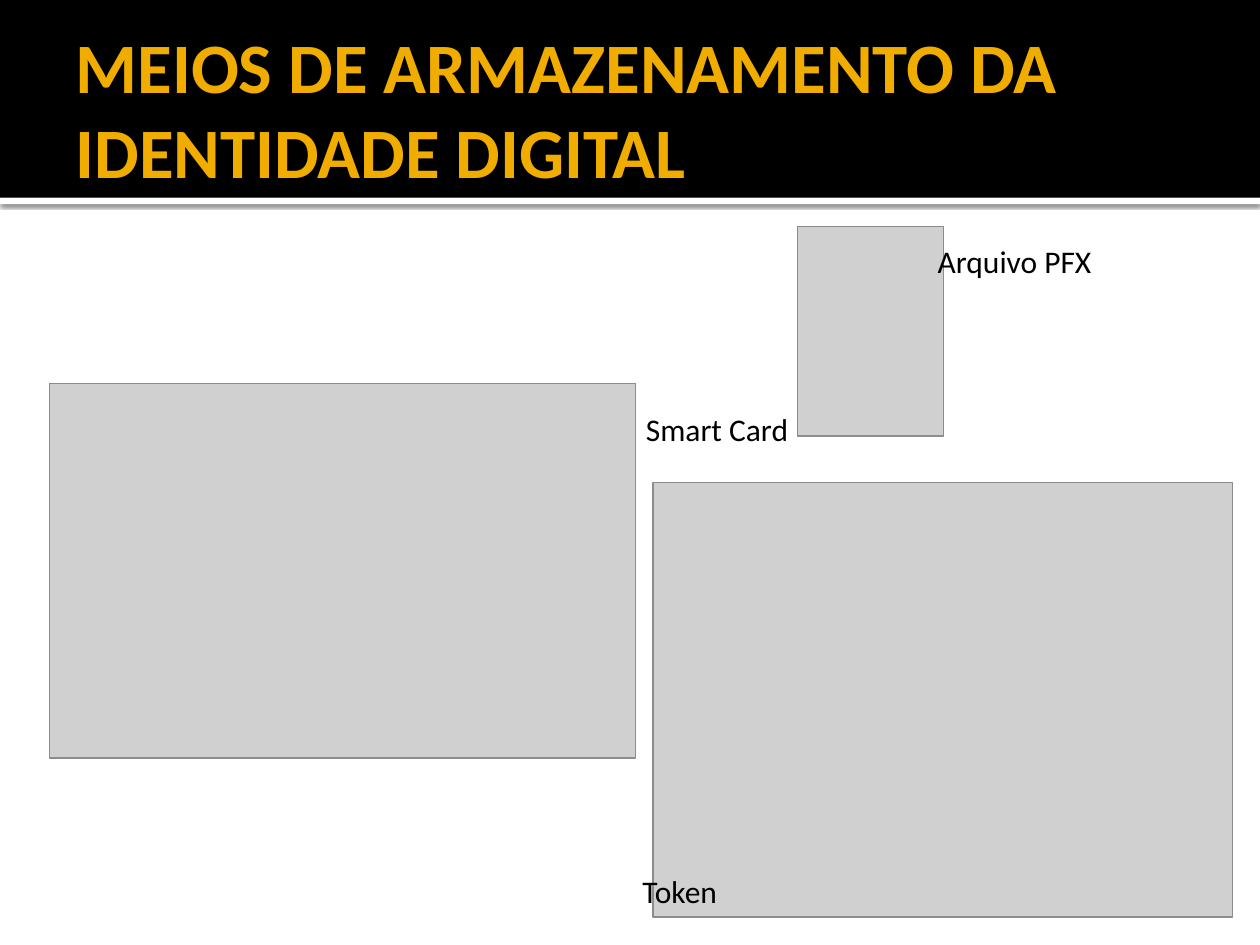
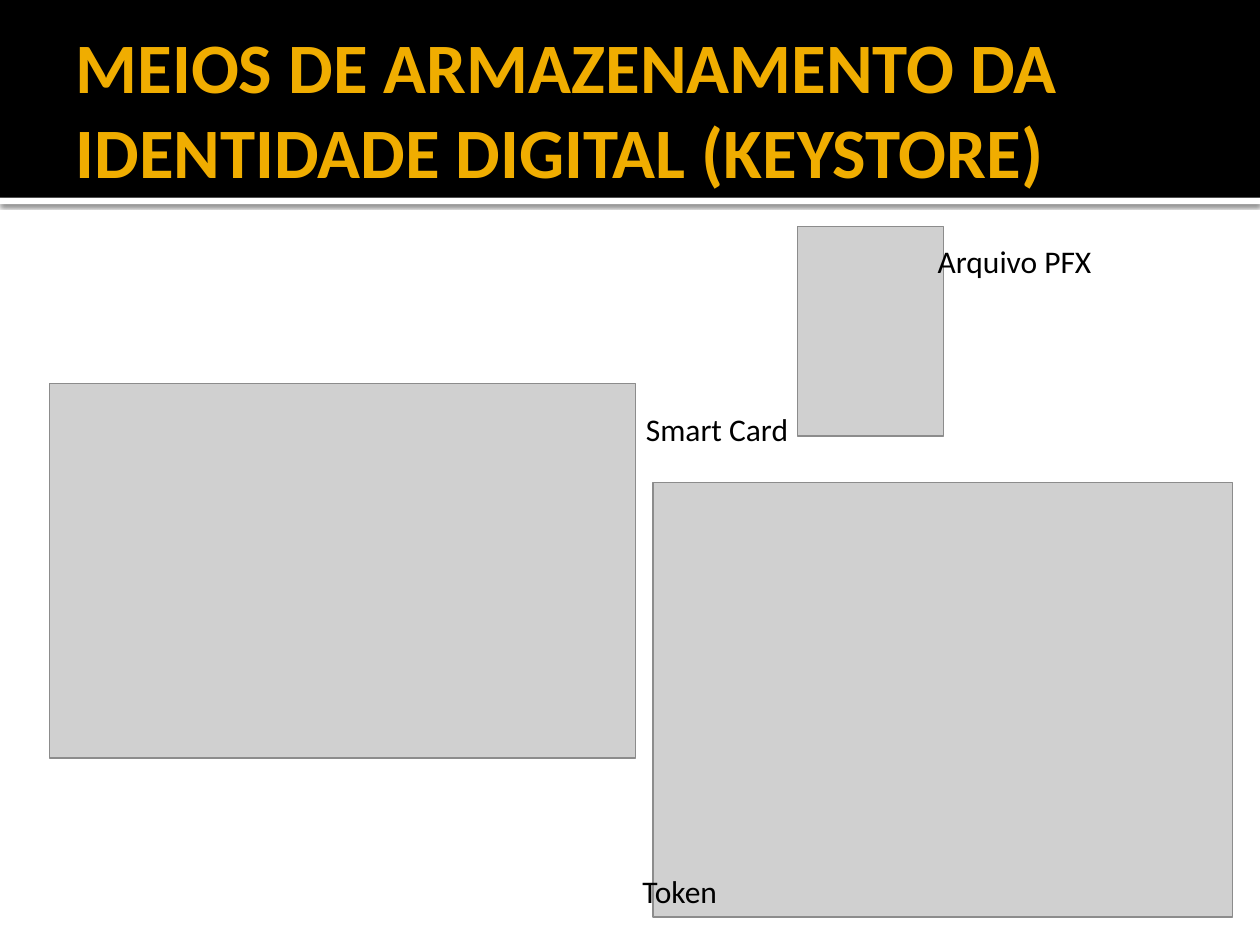
Before and after one commit to rayu1988/svn-jeanbruno, a slide deck: slide 20 of DOCS/TCC/5 - APRESENTAÇÃO.pptx (slide 19 before the commit). Drawn at 1260x945 pixels with LibreOffice and Linux fonts; fonts in the diff are those of the drawing; grey boxes stand for pictures. Boxes give left, top, right and bottom in pixels: in the first picture for what was removed or moved away, otherwise in the second. Text is boxed around its words. In the diff, an @@ line names an element or a change of style, - is before the commit and + after.

```diff
--- a/DOCS/TCC/5 - APRESENTAÇÃO.pptx
+++ b/DOCS/TCC/5 - APRESENTAÇÃO.pptx
@@ title at (76, 46, 1056, 189): text changed @@
-MEIOS DE ARMAZENAMENTO DA IDENTIDADE DIGITAL
+MEIOS DE ARMAZENAMENTO DA IDENTIDADE DIGITAL (KEYSTORE)
```
Also in this commit, not shown: 13 other slides changed, 10 slides added, 5 slides removed.
